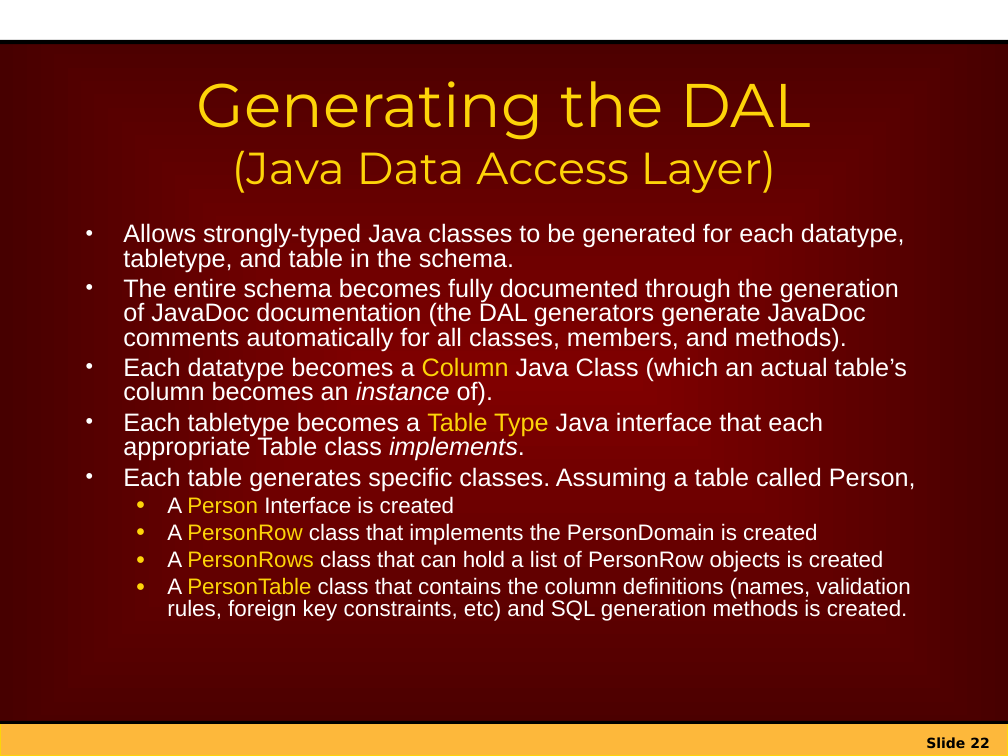
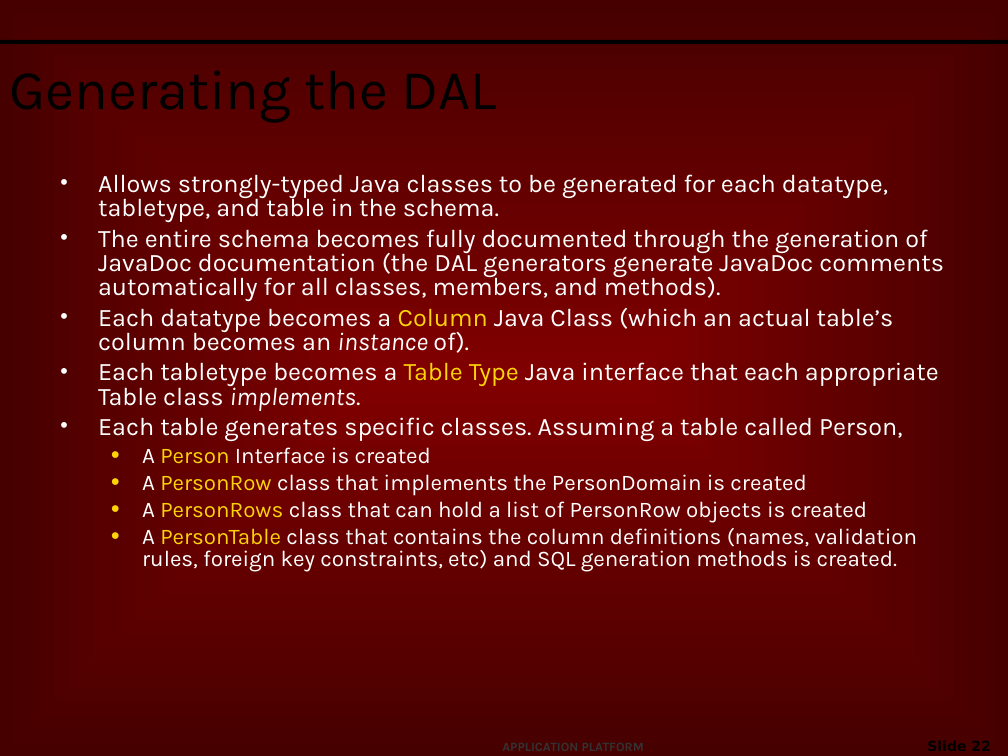
Before and after one commit to netspective/sparx-2001, a slide deck: slide 22 of Sparx/web-shared/docs/project/Introduction_to_Sparx_XIF.ppt. Drawn at 1008x756 pixels with LibreOffice and Linux fonts; fonts in the diff are those of the drawing; background and template pictures are left out. Boxes give left, top, right and bottom in pixels: in the first picture for what was removed or moved away, otherwise in the second. Text is boxed around its words. In the diff, an @@ line names an element or a change of style, - is before the commit and + after.

```diff
--- a/Sparx/web-shared/docs/project/Introduction_to_Sparx_XIF.ppt
+++ b/Sparx/web-shared/docs/project/Introduction_to_Sparx_XIF.ppt
@@ rectangle removed at (x1=0, y1=0, x2=1008, y2=42) @@
@@ title at (x1=197, y1=81, x2=811, y2=193): text changed; size 32 to 40 pt; font Montserrat to Karla; text colour #FDD409 to #000000 @@
-Generating the DAL
-(Java Data Access Layer)
+Generating the DAL
@@ text "Allows strongly-typed Java classes to ..." moved from (x1=123, y1=223, x2=916, y2=621) to (x1=98, y1=174, x2=944, y2=572) @@
@@ text "Allows strongly-typed Java classes to ..." at (x1=98, y1=174, x2=944, y2=572): font Arial to Karla @@
@@ rectangle removed at (x1=0, y1=723, x2=1008, y2=756) @@
@@ line removed from (0, 723) to (1008, 723) @@
@@ text added at (x1=493, y1=734, x2=670, y2=756), 9 pt, text #333333, bold @@
+APPLICATION PLATFORM
@@ page number rewrapped from (x1=926, y1=737, x2=989, y2=749) to (x1=841, y1=733, x2=1000, y2=756) @@
```
Also in this commit, not shown: 26 other slides changed, 2 other files.
